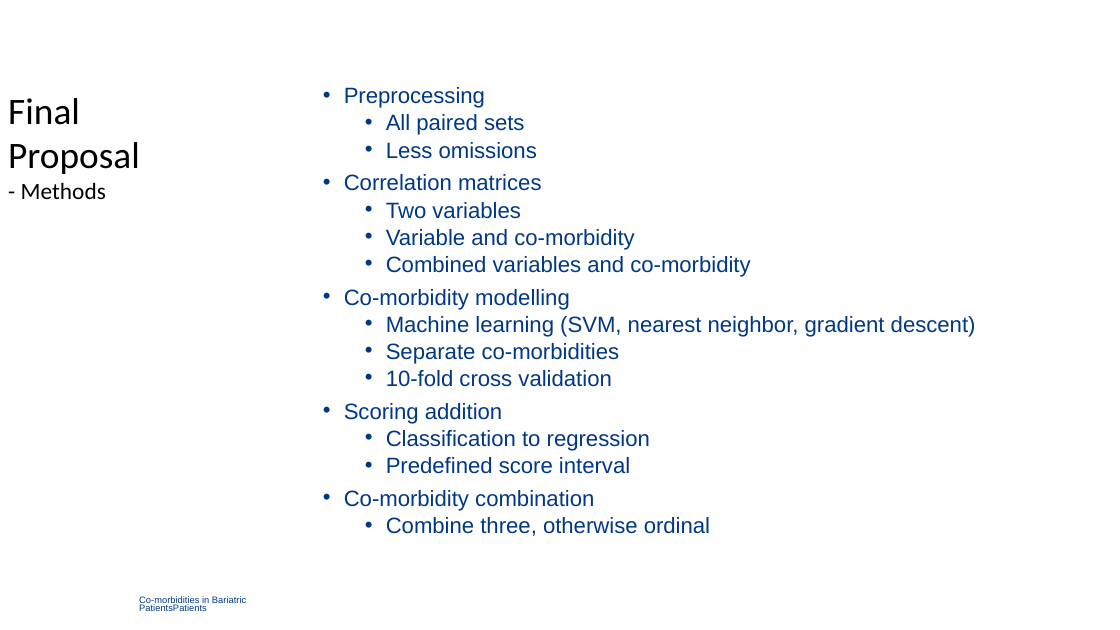
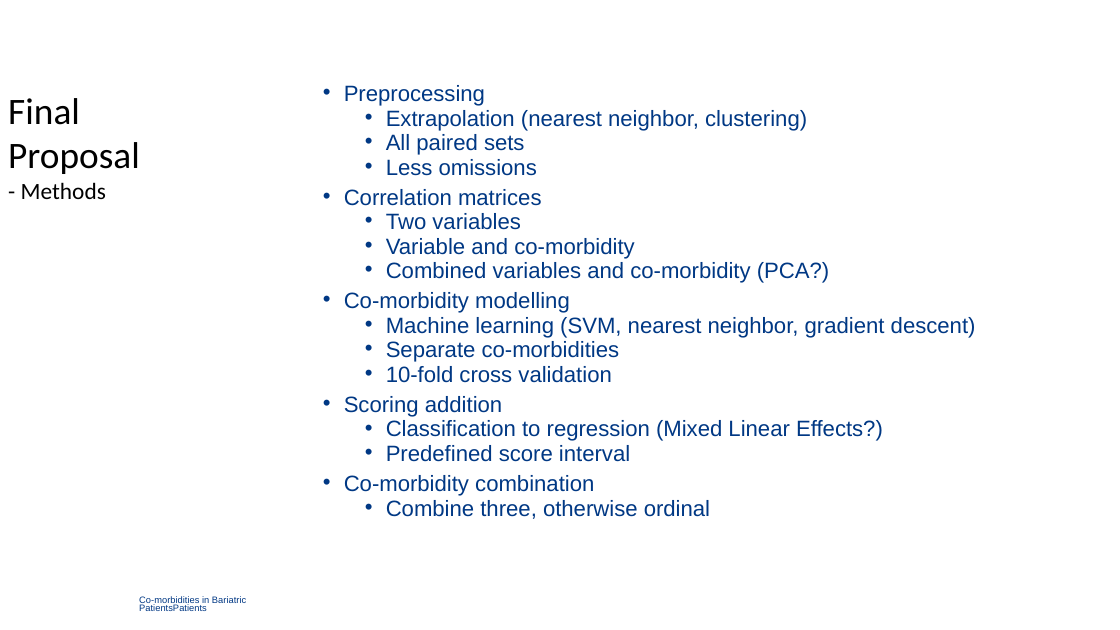
Before and after one commit to TimBeishuizen/GraduationFilesGithub, a slide deck: slide 15 of Meetings/A Computational Biology Framework.ppt. Drawn at 1120x630 pixels with LibreOffice and Linux fonts; fonts in the diff are those of the drawing; background and template pictures are left out. Boxes give left, top, right and bottom in pixels: in the first picture for what was removed or moved away, otherwise in the second. Text is boxed around its words. In the diff, an @@ line names an element or a change of style, - is before the commit and + after.

```diff
--- a/Meetings/A Computational Biology Framework.ppt
+++ b/Meetings/A Computational Biology Framework.ppt
@@ text at [344, 85, 976, 519]: line spacing 0.8 to 0.7 @@
@@ text at [386, 110, 807, 131]: paragraph added @@
+  • Extrapolation (nearest neighbor, clustering)
@@ text at [386, 262, 829, 283]: text changed @@
-  • Combined variables and co-morbidity
+  • Combined variables and co-morbidity (PCA?)
@@ text at [386, 420, 883, 441]: text changed @@
-  • Classification to regression
+  • Classification to regression (Mixed Linear Effects?)
```
Also in this commit, not shown: 8 other slides changed, 2 slides added, 10 other files.
